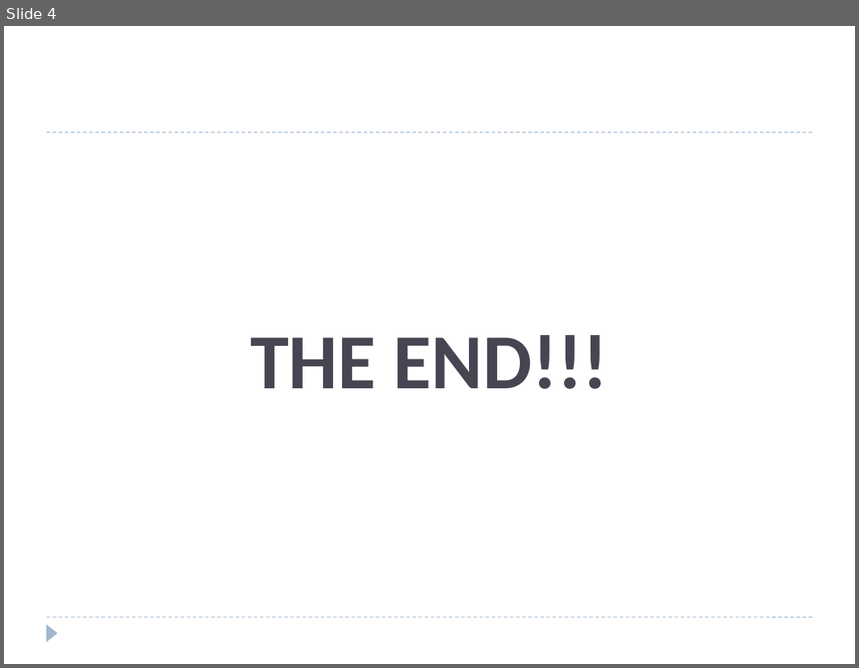
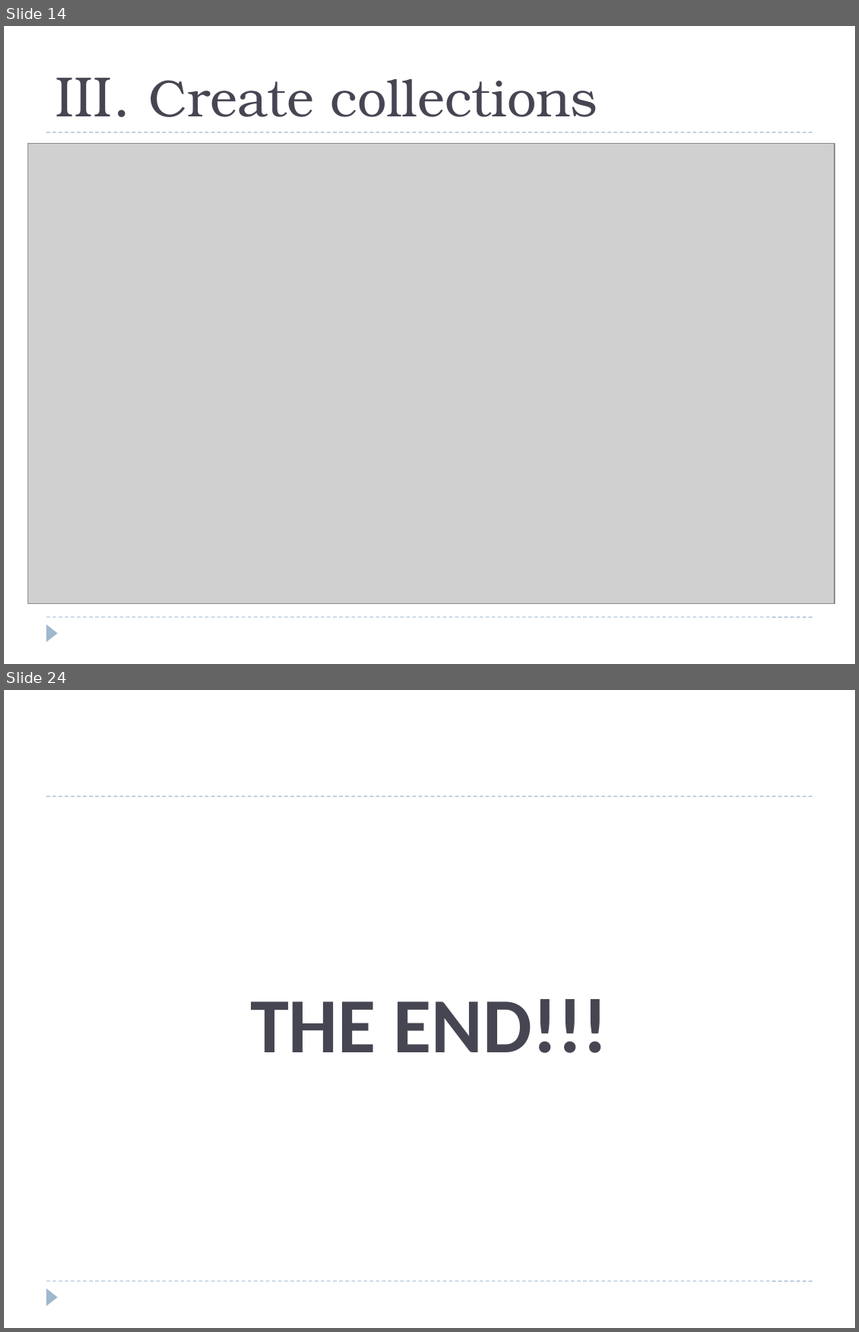
Before and after one commit to JIM440/CEF440-group-22, a slide deck: Task 6/Group_22.pptx. Shown one above the other, each under a label of ours: slide 4 before the commit, slides 14 and 24 after it; the slides between them are not shown. The pictures are 859x668 and 859x1332 pixels, drawn with LibreOffice and Linux fonts; fonts in the diff are those of the drawing; grey boxes stand for pictures. Boxes give left, top, right and bottom in pixels: in the first picture for what was removed or moved away, otherwise in the second. Text is boxed around its words. In the diff, an @@ line names an element or a change of style, - is before the commit and + after.

```diff
--- a/Task 6/Group_22.pptx
+++ b/Task 6/Group_22.pptx
@@ slide 14 added at [4, 26, 855, 664], background #FFFFFF; not listed: 3 template elements that a slide beside it also shows @@
@@ title added at [55, 78, 598, 117], 44 pt, text #464653 @@
+III. Create collections
@@ picture added at [28, 144, 835, 604] @@
@@ what was slide 4 is now slide 24 @@
```
Also in this commit, not shown: 1 slide changed, 20 other slides added, 1 slide removed, 3 other files.
